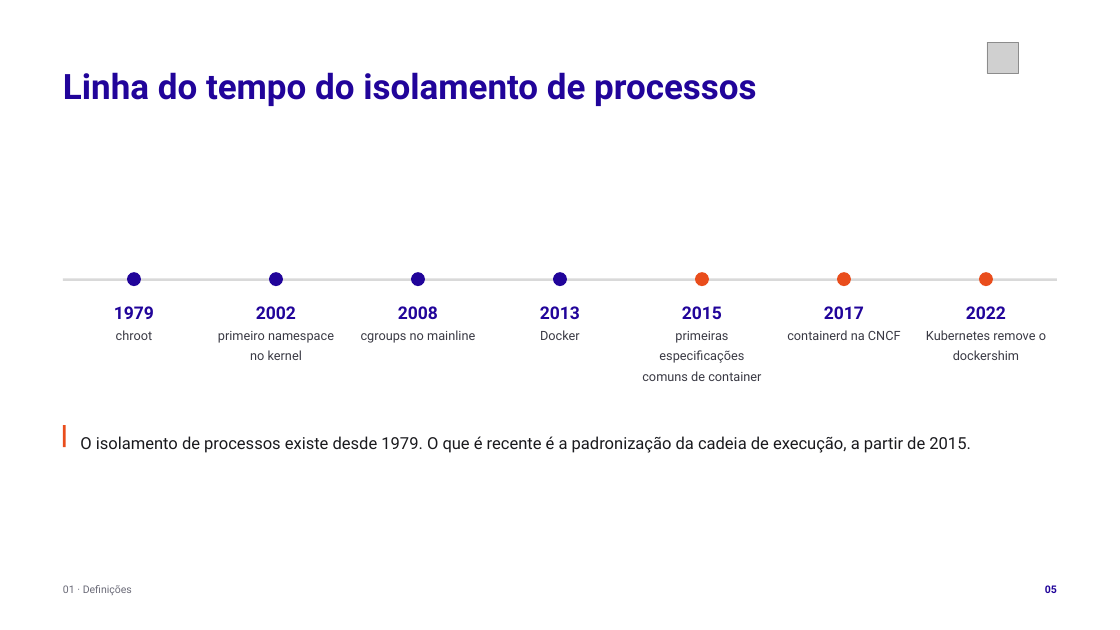
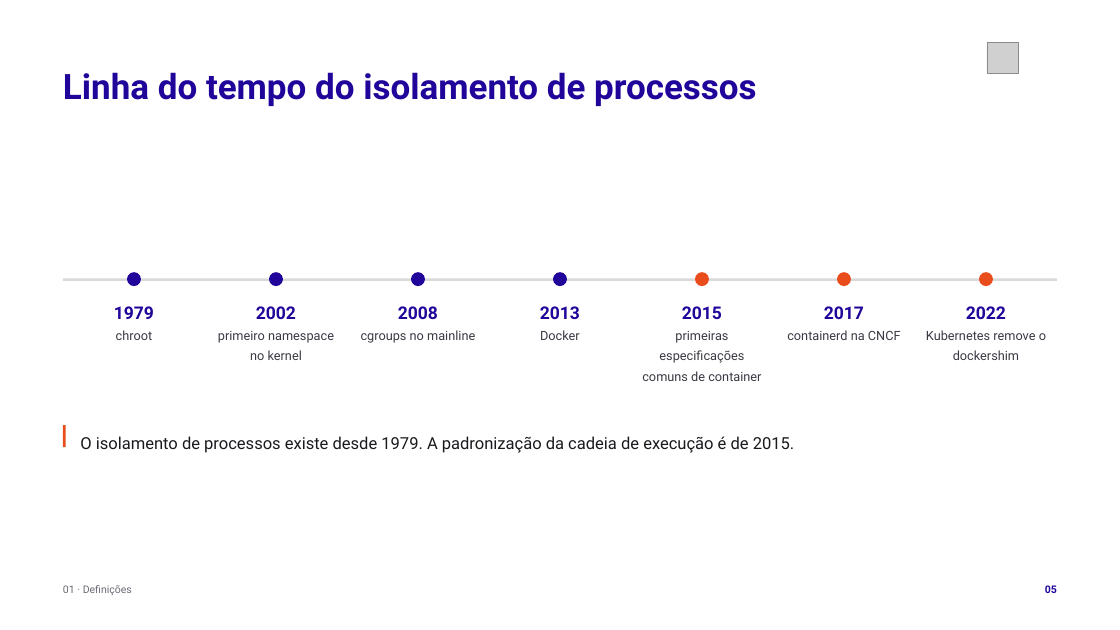
Before and after one commit to tcpassos/invite-app, a slide deck: slide 5 of trabalhos/T1-Docker-Invite-People.pptx. Drawn at 1120x630 pixels with LibreOffice and Linux fonts; fonts in the diff are those of the drawing; grey boxes stand for pictures. Boxes give left, top, right and bottom in pixels: in the first picture for what was removed or moved away, otherwise in the second. Text is boxed around its words. In the diff, an @@ line names an element or a change of style, - is before the commit and + after.

```diff
--- a/trabalhos/T1-Docker-Invite-People.pptx
+++ b/trabalhos/T1-Docker-Invite-People.pptx
@@ text at (80, 436, 795, 453): text changed @@
-O isolamento de processos existe desde 1979. O que é recente é a padronização da cadeia de execução, a partir de 2015.
+O isolamento de processos existe desde 1979. A padronização da cadeia de execução é de 2015.
```
Also in this commit, not shown: 20 other slides changed, 20 other files.
